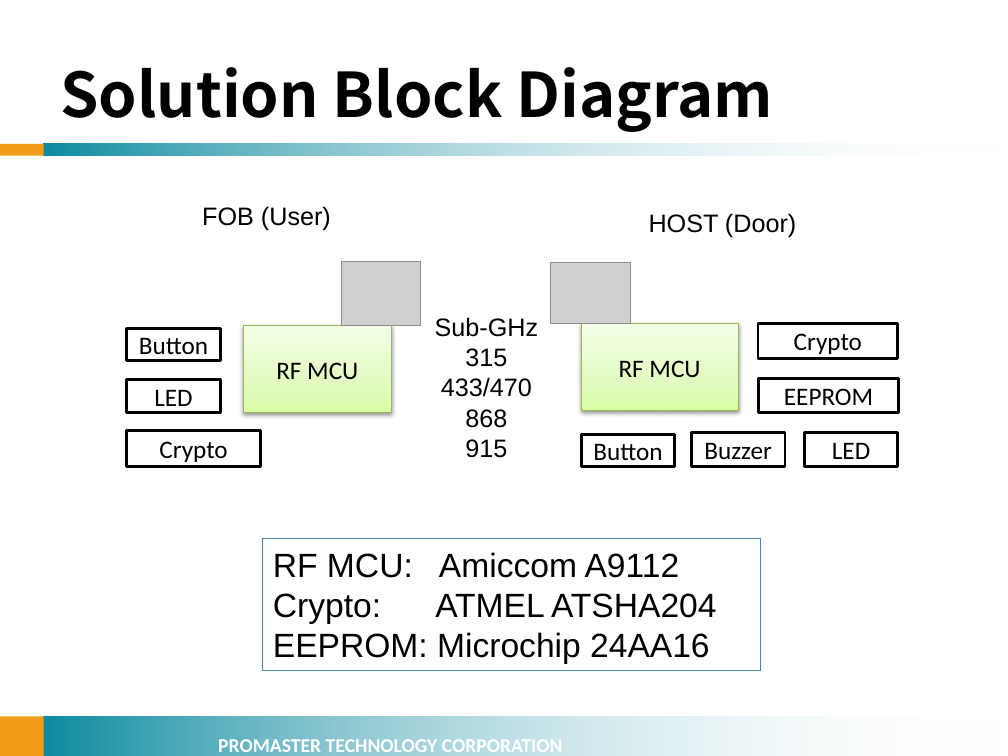
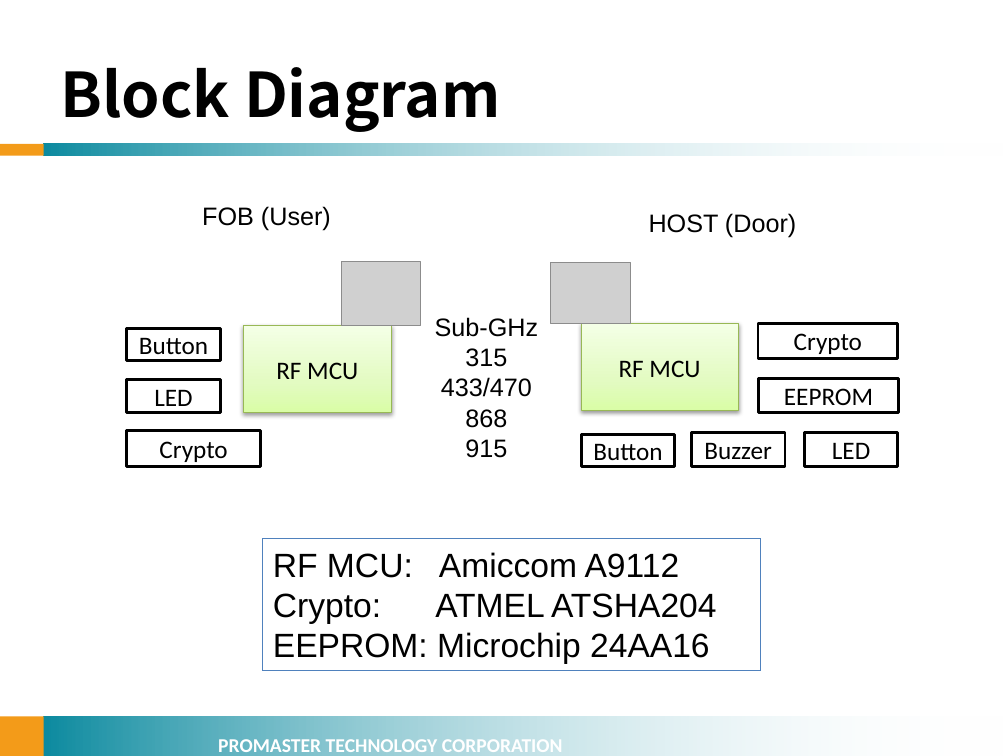
Before and after one commit to marten619/RemoteController, a slide deck: slide 3 of PPT/Secure Remote Control Introduction v1.pptx (slide 4 before the commit). Drawn at 1008x756 pixels with LibreOffice and Linux fonts; fonts in the diff are those of the drawing; grey boxes stand for pictures; background and template pictures are left out. Boxes give left, top, right and bottom in pixels: in the first picture for what was removed or moved away, otherwise in the second. Text is boxed around its words. In the diff, an @@ line names an element or a change of style, - is before the commit and + after.

```diff
--- a/PPT/Secure Remote Control Introduction v1.pptx
+++ b/PPT/Secure Remote Control Introduction v1.pptx
@@ title at box(60, 67, 501, 132): text changed @@
-Solution Block Diagram
+Block Diagram
```
Also in this commit, not shown: 4 other slides changed, 1 slide added, 2 slides removed, 1 other file.
